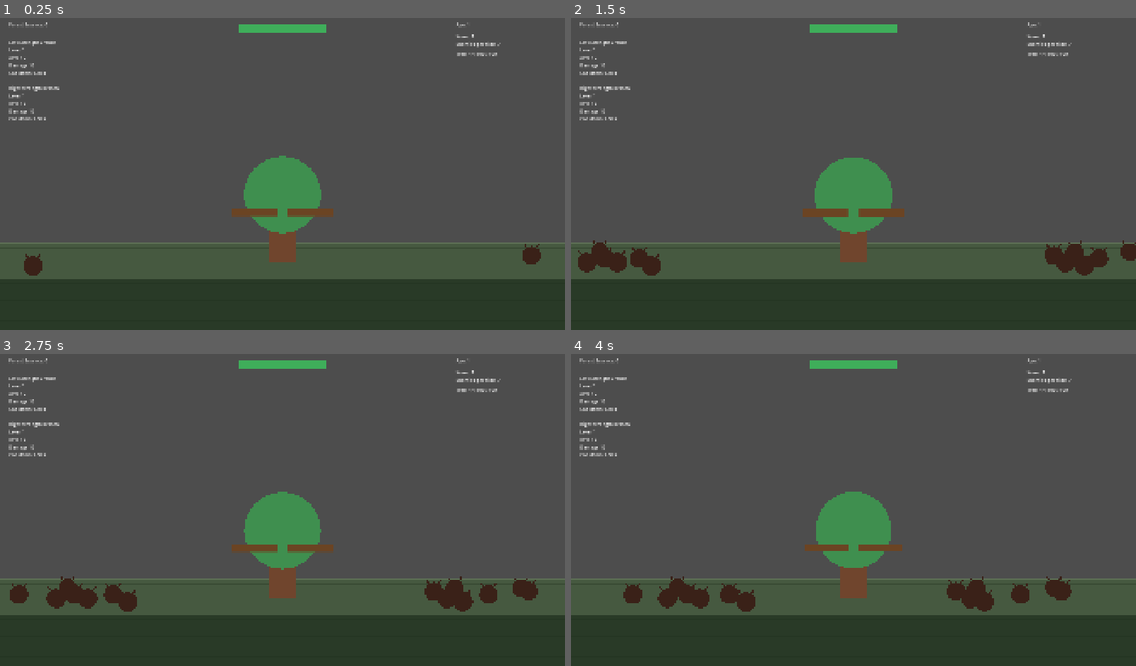
Above: before the commit, frames 1-4 (two rows, left to right).
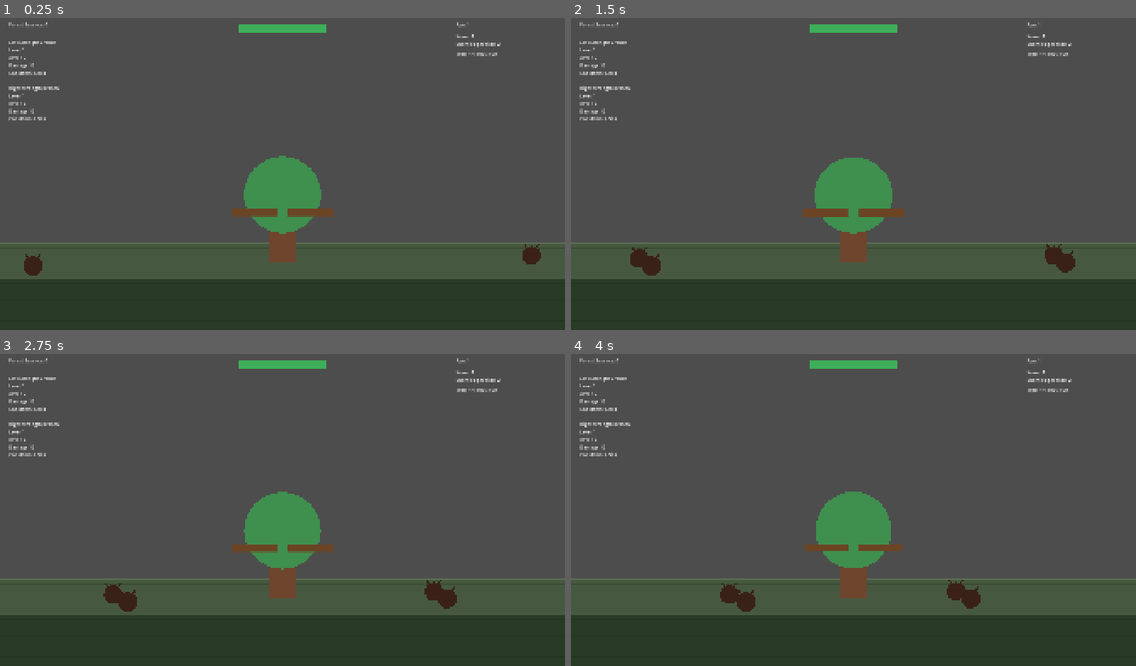
Above: after the commit, the same moments.

Repository: Triggggie/tree-guardian
Game: Godot game, scene res://scenes/main_world.tscn
The game is run twice, just before and just after one commit, with the same random seed, the same clock (stepped at 60 frames per second) and the same inputs.
Inputs:
- Up to frame 1 (0.25 s): no input
- Up to frame 2 (1.5 s): no input
- Up to frame 3 (2.75 s): no input
- Up to frame 4 (4 s): no input

The runs differ from the first frame. In frame 1, less than 0.1% of the frame differs, in the area x 88-89%, y 8-10%; in frame 2, 1.1%; in frame 3, 1.4%, in the area x 1-96%, y 8-83%; in frame 4, 1.4%.

Commit message:
Add wave complete message

Diff:
--- a/scenes/main_world.tscn
+++ b/scenes/main_world.tscn
@@ -10,6 +10,7 @@
 [ext_resource type="Script" uid="uid://dgw3st57bcnrx" path="res://scripts/health_label.gd" id="7_5irk3"]
 [ext_resource type="Script" uid="uid://c7o4hjqdlustk" path="res://scripts/game_over_panel.gd" id="8_wj2hs"]
 [ext_resource type="Script" uid="uid://cm1hp5r1nupd8" path="res://scripts/health_bar.gd" id="9_oa7qk"]
+[ext_resource type="Script" uid="uid://bork7wfdehi0k" path="res://scripts/wave_message_label.gd" id="10_bokwj"]
 
 [sub_resource type="StyleBoxFlat" id="StyleBoxFlat_kdq54"]
 bg_color = Color(0.12156863, 0.16470589, 0.13333334, 1)
@@ -129,6 +130,15 @@
 show_percentage = false
 script = ExtResource("9_oa7qk")
 
+[node name="WaveMessageLabel" type="Label" parent="UI" unique_id=1727331984]
+offset_left = 660.0
+offset_top = 170.0
+offset_right = 1260.0
+offset_bottom = 270.0
+horizontal_alignment = 1
+vertical_alignment = 1
+script = ExtResource("10_bokwj")
+
 [node name="Camera2D" type="Camera2D" parent="." unique_id=827092689]
 enabled = false
 
@@ -136,7 +146,6 @@
 
 [node name="WaveManager" type="Node" parent="." unique_id=300043025]
 script = ExtResource("5_wy0bs")
-base_enemies_per_side = 7
 lane_spacing = 12.0
 lane_center_y_offset = 20.0
 lane_y_jitter = 2.0
--- a/scripts/wave_manager.gd
+++ b/scripts/wave_manager.gd
@@ -4,6 +4,10 @@
 signal wave_changed(
 	new_wave: int,
 	enemies_per_side: int
+)
+
+signal wave_message_changed(
+	message: String
 )
 
 
@@ -17,20 +21,22 @@
 @export var waves_per_enemy_increase: int = 3
 @export var maximum_enemies_per_side: int = 30
 @export var time_between_spawns: float = 0.25
-@export var time_between_waves: float = 2.0
+
+# Jak dlouho zůstane viditelný text WAVE COMPLETE.
+@export var wave_complete_message_duration: float = 0.7
+
+# Krátká pauza po zmizení textu před další vlnou.
+@export var time_between_waves: float = 0.5
+
 @export var spawn_spacing: float = 75.0
+
 
 @export_category("Crowd Formation")
 @export_range(1, 9, 1)
 var lane_count: int = 5
 
-# Pruhy jsou schválně blízko u sebe,
-# aby brouci stále působili, že běží po zemi.
 @export var lane_spacing: float = 8.0
-
-# Posune celý dav mírně dolů oproti Marker2D.
 @export var lane_center_y_offset: float = 16.0
-
 @export var lane_y_jitter: float = 2.5
 
 @export var minimum_speed_multiplier: float = 0.85
@@ -38,12 +44,14 @@
 
 @export var maximum_depth_jitter: float = 10.0
 @export var lane_scale_step: float = 0.025
+
 
 @export_category("Enemy Scaling")
 @export var base_enemy_health: float = 30.0
 @export var health_increase_per_wave: float = 3.0
 @export var maximum_enemy_health: float = 1000000.0
 
+
 @onready var entities: Node2D = $"../Entities"
 
 @onready var left_spawn_point: Marker2D = (
@@ -57,6 +65,7 @@
 @onready var tree_node: Node = (
 	get_tree().get_first_node_in_group("tree")
 )
+
 
 var current_wave: int = 0
 var game_over: bool = false
@@ -113,12 +122,14 @@
 
 		complete_wave()
 
+		await show_wave_complete_message()
+
+		if game_over:
+			return
+
 		await get_tree().create_timer(
 			time_between_waves
 		).timeout
-
-		if game_over:
-			return
 
 
 func get_current_enemies_per_side() -> int:
@@ -298,7 +309,10 @@
 		as Node2D
 	)
 
-	enemy.set("max_health", enemy_health)
+	enemy.set(
+		"max_health",
+		enemy_health
+	)
 
 	entities.add_child(enemy)
 	enemy.global_position = spawn_position
@@ -351,12 +365,30 @@
 		tree_node.add_age(1)
 
 
+func show_wave_complete_message() -> void:
+	if game_over:
+		return
+
+	wave_message_changed.emit(
+		"WAVE %d COMPLETE"
+		% current_wave
+	)
+
+	await get_tree().create_timer(
+		wave_complete_message_duration
+	).timeout
+
+	wave_message_changed.emit("")
+
+
 func _on_tree_died() -> void:
 	if game_over:
 		return
 
 	game_over = true
 
+	wave_message_changed.emit("")
+
 	get_tree().call_group(
 		"strength_branch",
 		"stop_combat"
--- /dev/null
+++ b/scripts/wave_message_label.gd
@@ -0,0 +1,27 @@
+extends Label
+
+
+@onready var wave_manager: Node = $"../../WaveManager"
+
+
+func _ready() -> void:
+	hide()
+
+	if not is_instance_valid(wave_manager):
+		return
+
+	if wave_manager.has_signal("wave_message_changed"):
+		wave_manager.wave_message_changed.connect(
+			_on_wave_message_changed
+		)
+
+
+func _on_wave_message_changed(
+	message: String
+) -> void:
+	if message.is_empty():
+		hide()
+		return
+
+	text = message
+	show()
Not shown, added: scripts/wave_message_label.gd.uid
